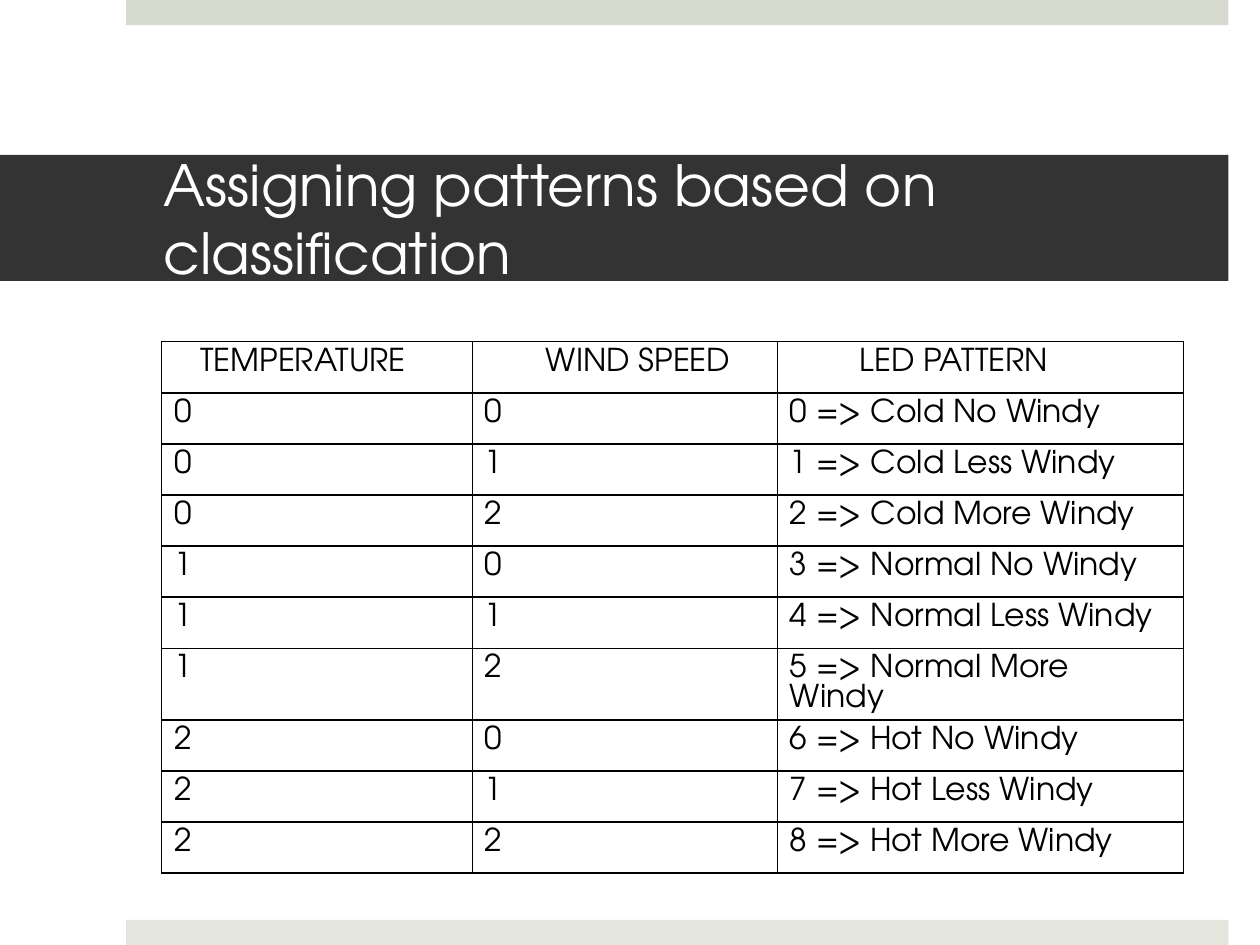
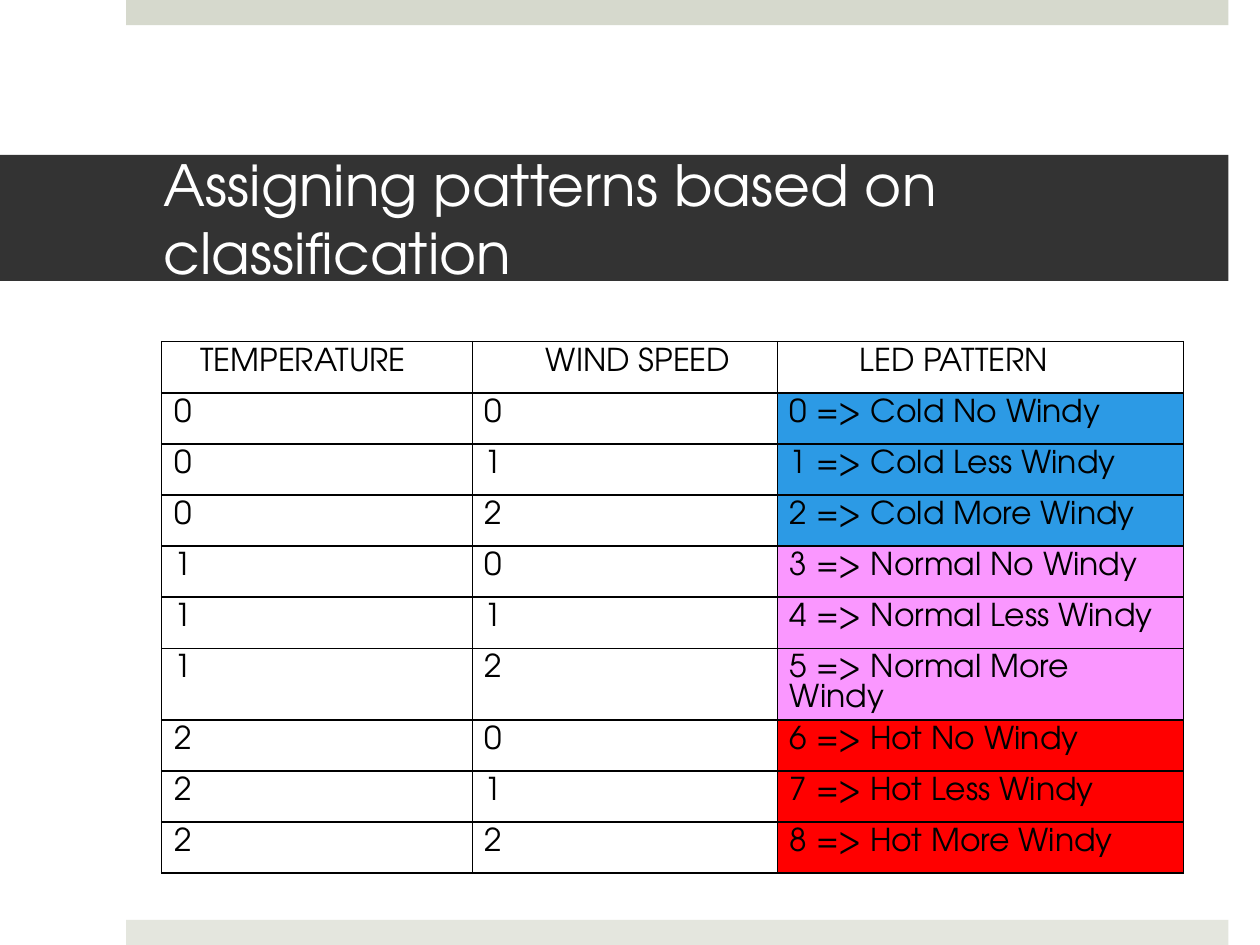
Before and after one commit to sasmita/QuantumLight, a slide deck: slide 5 of QL_Presentation1.pptx. Drawn at 1260x945 pixels with LibreOffice and Linux fonts; fonts in the diff are those of the drawing. Boxes give left, top, right and bottom in pixels: in the first picture for what was removed or moved away, otherwise in the second. Text is boxed around its words. In the diff, an @@ line names an element or a change of style, - is before the commit and + after.

```diff
--- a/QL_Presentation1.pptx
+++ b/QL_Presentation1.pptx
@@ table at (161,341,1183,861) @@
@@ fill none to #2C9AE5 in 3 cells @@
@@ fill none to #FA97FF in 3 cells @@
@@ fill none to #FF0000 in 3 cells @@
```
Also in this commit, not shown: 3 other slides changed, 3 slides added, 1 slide removed.
